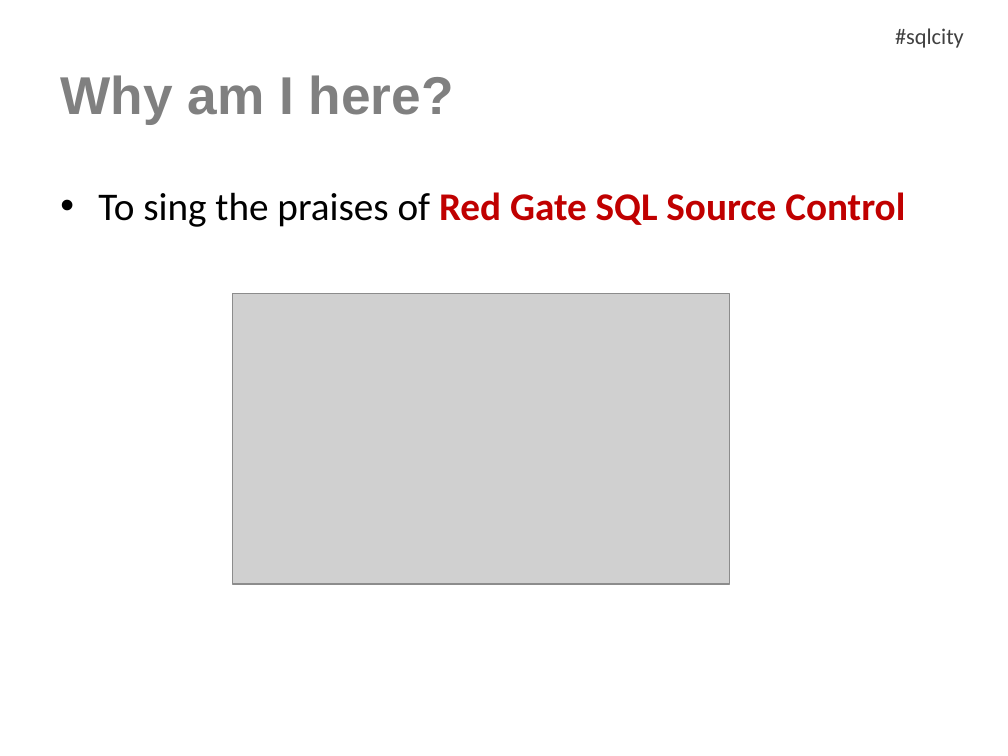
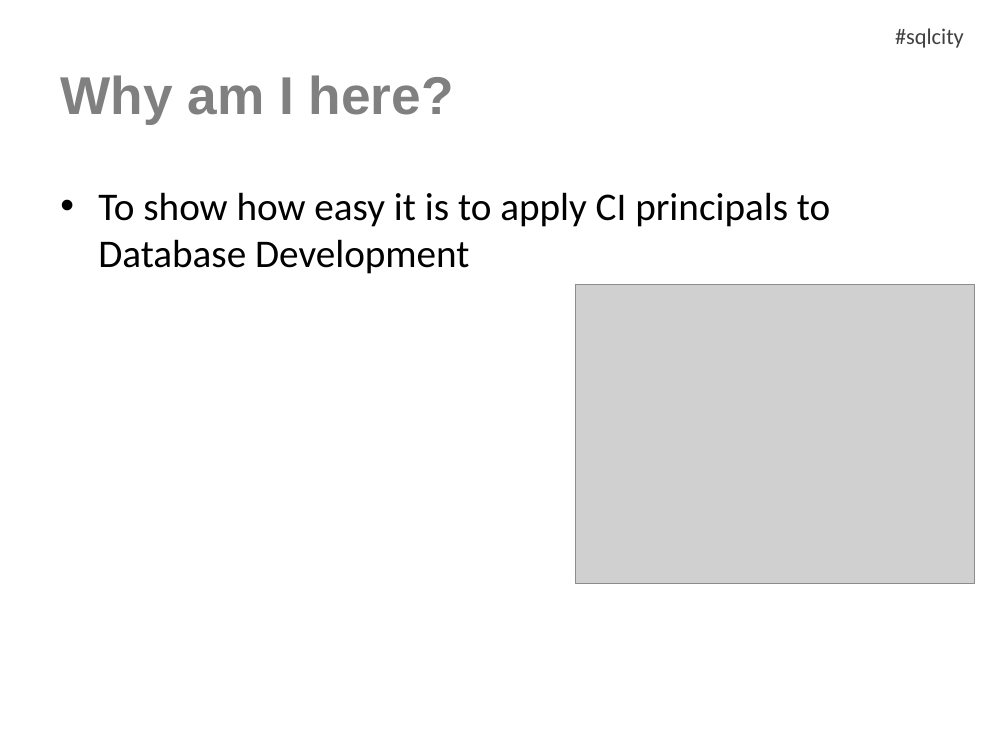
Before and after one commit to CF9/Databases.RGDemo, a slide deck: slide 3 of SQL in the City 2012 - Ernest Hwang.pptx. Drawn at 1008x756 pixels with LibreOffice and Linux fonts; fonts in the diff are those of the drawing; grey boxes stand for pictures; background and template pictures are left out. Boxes give left, top, right and bottom in pixels: in the first picture for what was removed or moved away, otherwise in the second. Text is boxed around its words. In the diff, an @@ line names an element or a change of style, - is before the commit and + after.

```diff
--- a/SQL in the City 2012 - Ernest Hwang.pptx
+++ b/SQL in the City 2012 - Ernest Hwang.pptx
@@ text at (98, 192, 830, 274): text changed; text colour #C00000 to #000000; bold off @@
-• To sing the praises of Red Gate SQL Source Control
+• To show how easy it is to apply CI principals to Database Development
@@ picture removed at (233, 294, 730, 585) @@
@@ picture added at (576, 285, 975, 584) @@
```
Also in this commit, not shown: 4 other slides changed, 3 slides added.
